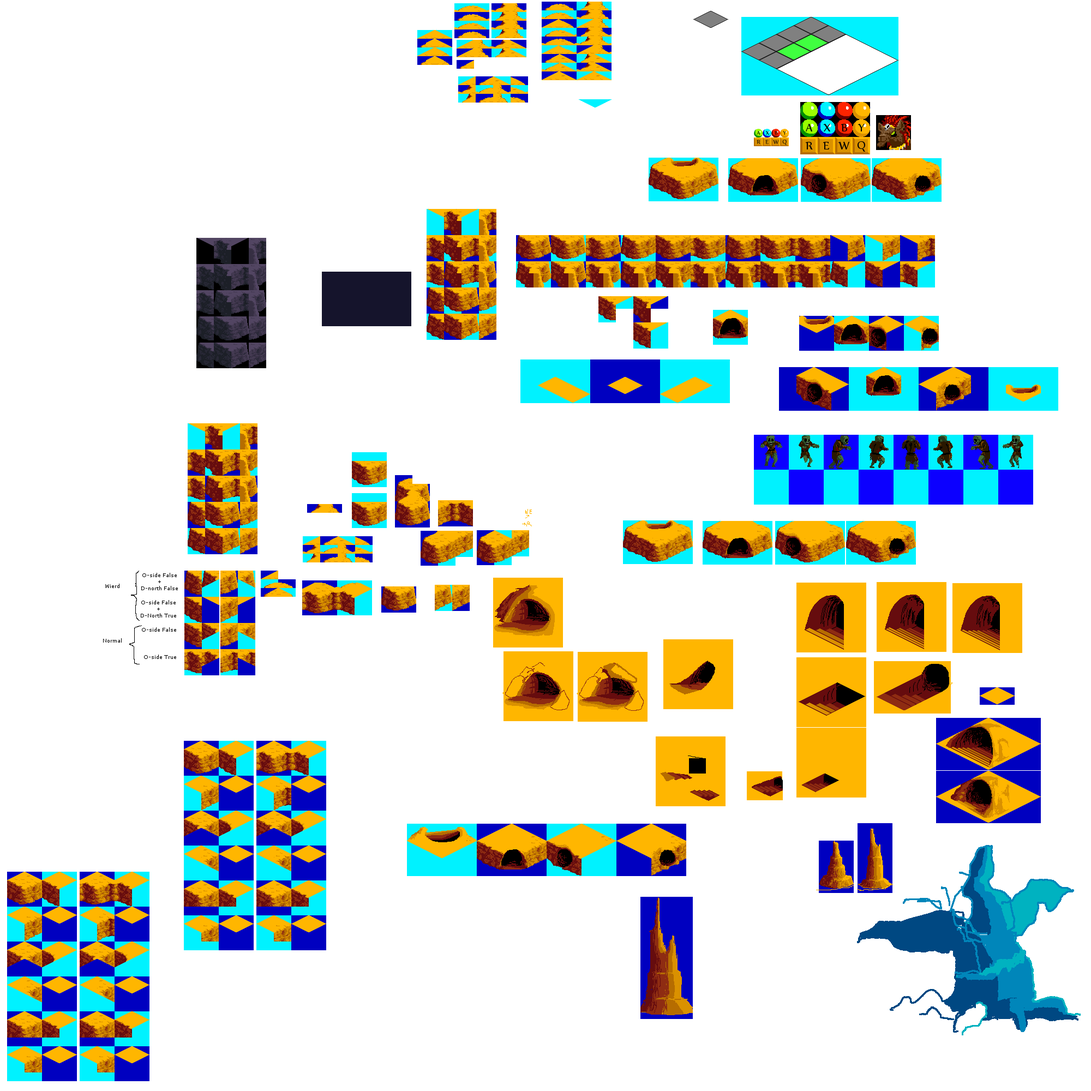
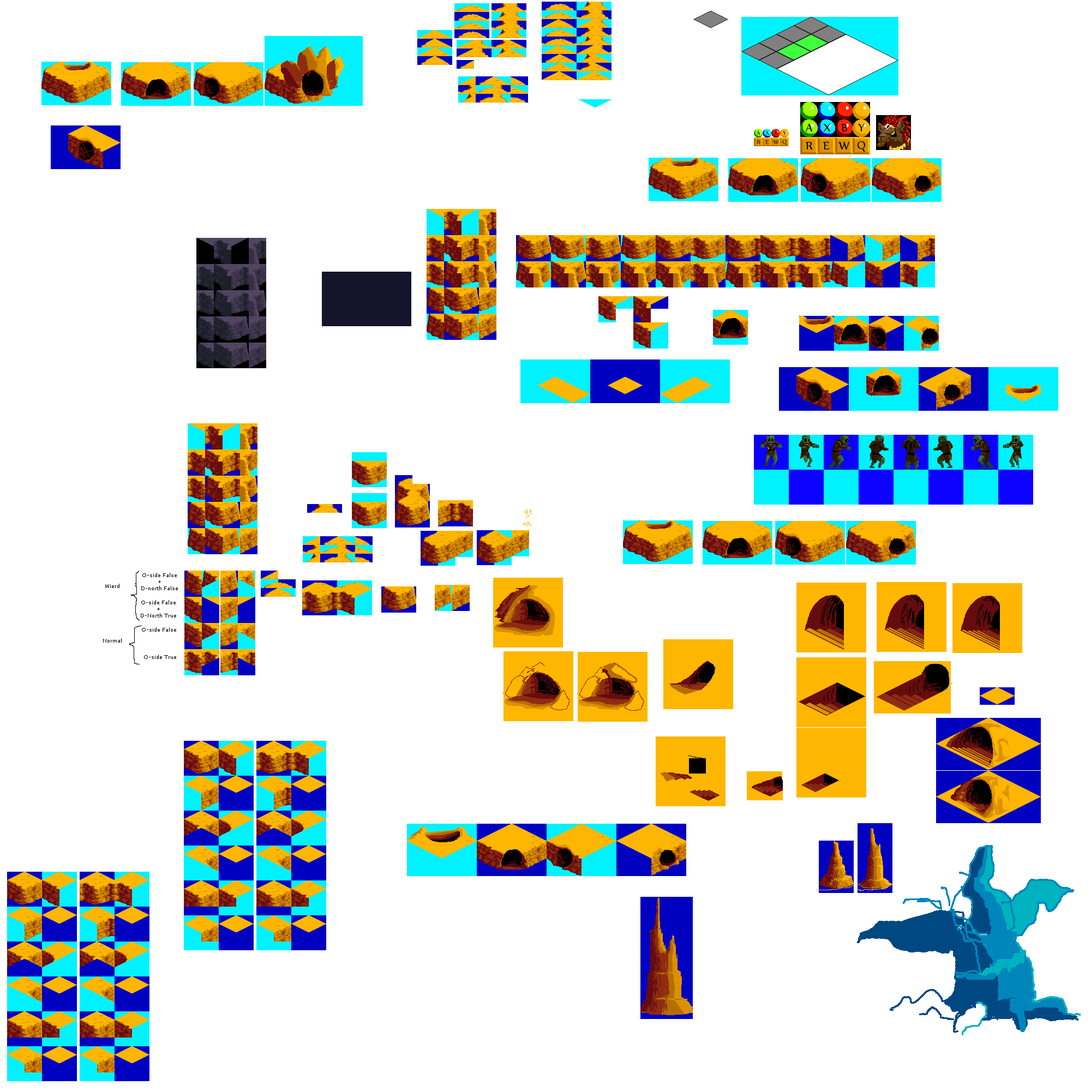
Layers edited between the first and the second 1091×1091 image:
painted on "Background" over [41, 36, 363, 170]
